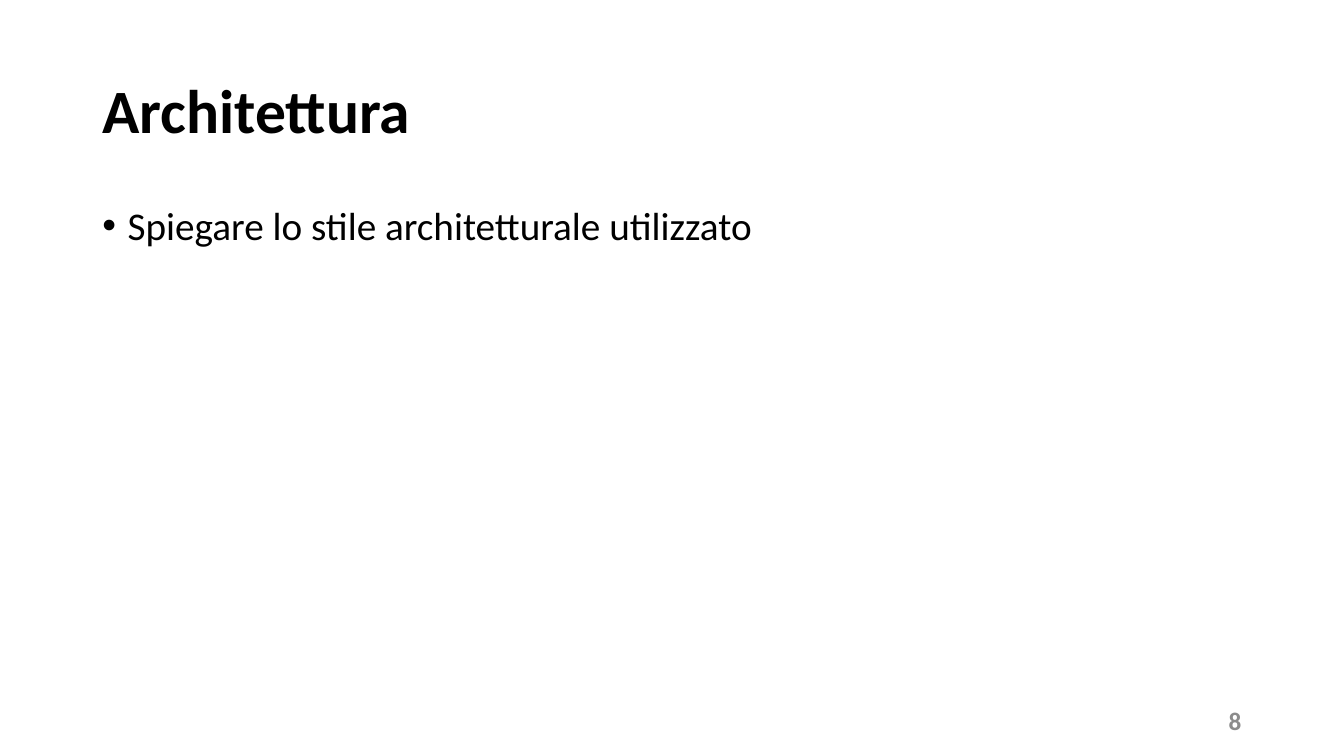
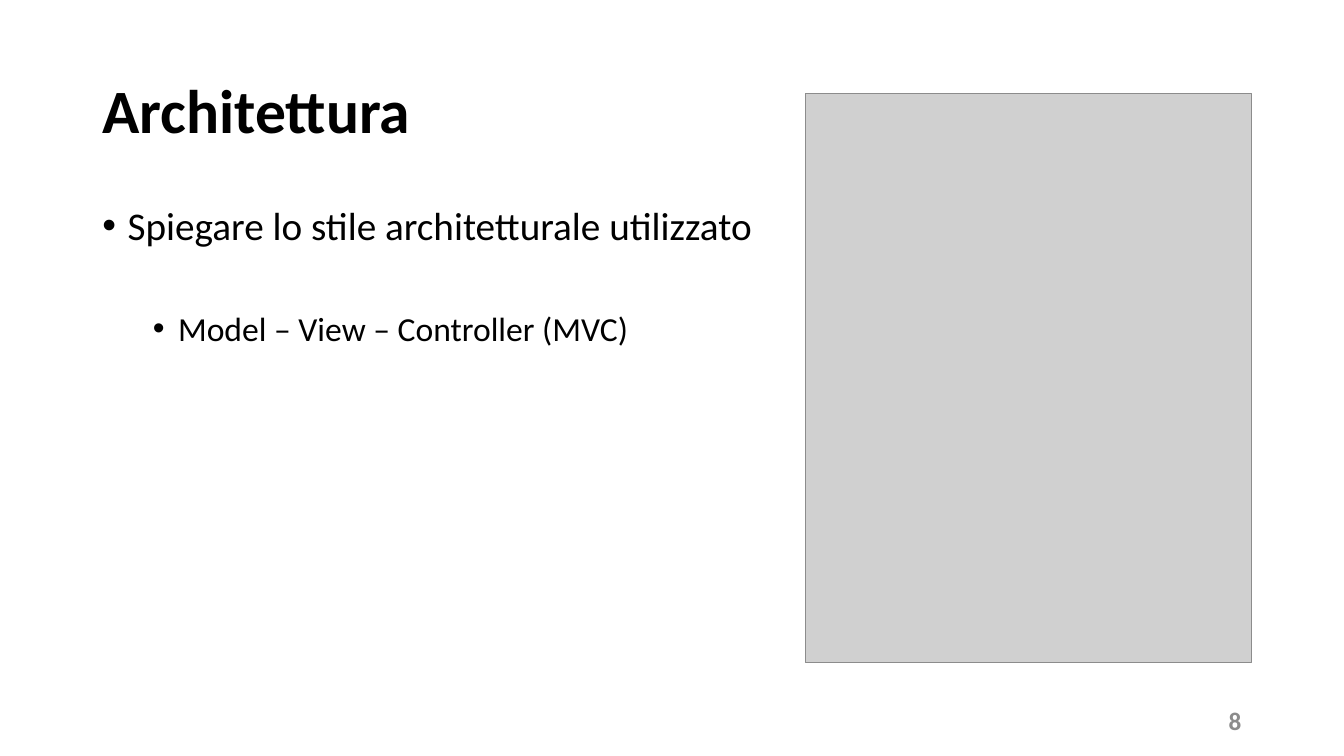
Before and after one commit to MatiasNegro/SteamDiscountAdviser, a slide deck: slide 8 of doc/presentation.pptx. Drawn at 1344x756 pixels with LibreOffice and Linux fonts; fonts in the diff are those of the drawing; grey boxes stand for pictures. Boxes give left, top, right and bottom in pixels: in the first picture for what was removed or moved away, otherwise in the second. Text is boxed around its words. In the diff, an @@ line names an element or a change of style, - is before the commit and + after.

```diff
--- a/doc/presentation.pptx
+++ b/doc/presentation.pptx
@@ picture added at [806,93,1252,662] @@
@@ text at [178,316,628,346]: paragraph added @@
+  • Model – View – Controller (MVC)
```
Also in this commit, not shown: 11 other slides changed.
